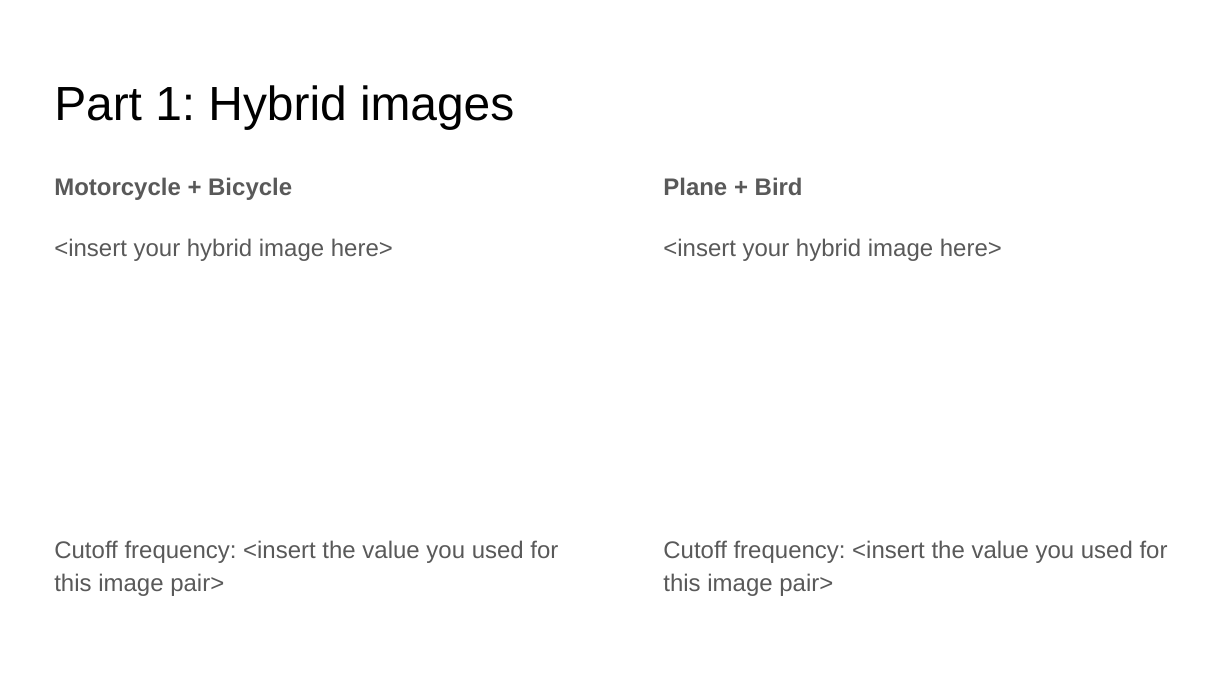
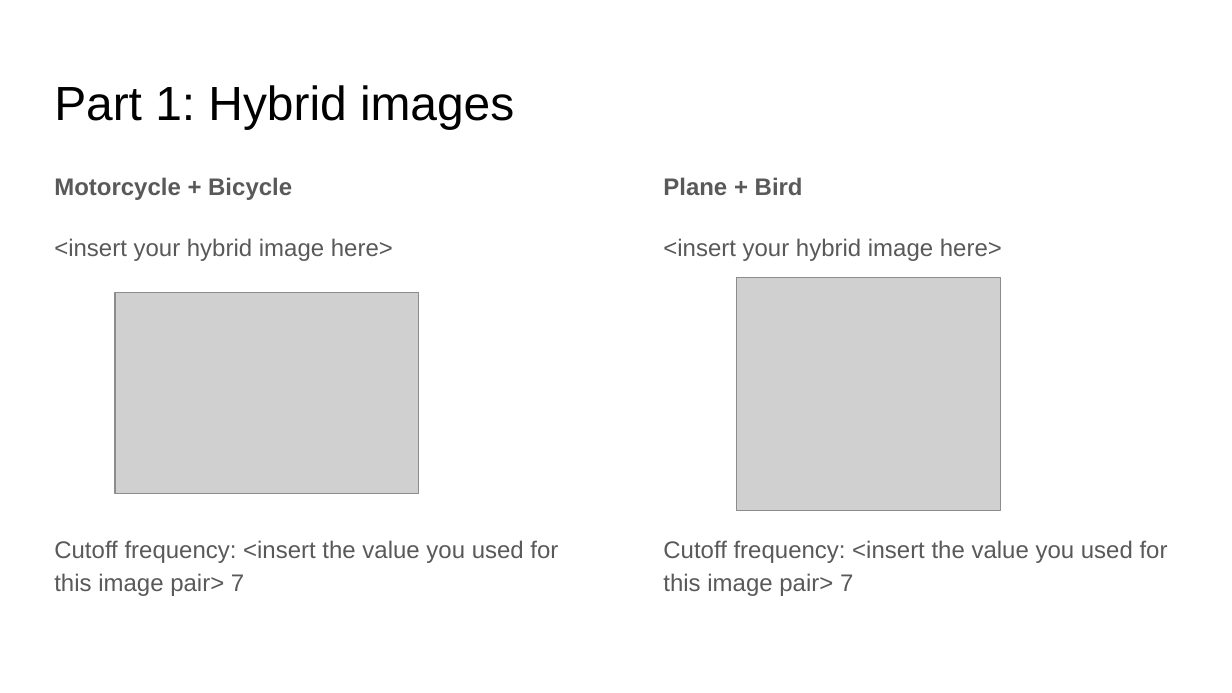
Before and after one commit to aten2001/Computer-Vision, a slide deck: slide 6 of computerVision/proj1_v2/proj1/report_template.pptx. Drawn at 1232x693 pixels with LibreOffice and Linux fonts; fonts in the diff are those of the drawing; grey boxes stand for pictures. Boxes give left, top, right and bottom in pixels: in the first picture for what was removed or moved away, otherwise in the second. Text is boxed around its words. In the diff, an @@ line names an element or a change of style, - is before the commit and + after.

```diff
--- a/computerVision/proj1_v2/proj1/report_template.pptx
+++ b/computerVision/proj1_v2/proj1/report_template.pptx
@@ picture added at (x1=115, y1=292, x2=419, y2=493) @@
@@ picture added at (x1=737, y1=277, x2=1000, y2=510) @@
@@ text at (x1=54, y1=540, x2=558, y2=596): text changed @@
-Cutoff frequency: <insert the value you used for this image pair>
+Cutoff frequency: <insert the value you used for this image pair> 7
@@ text at (x1=663, y1=540, x2=1168, y2=596): text changed @@
-Cutoff frequency: <insert the value you used for this image pair>
+Cutoff frequency: <insert the value you used for this image pair> 7
```
Also in this commit, not shown: 11 other slides changed, 3 other files.
